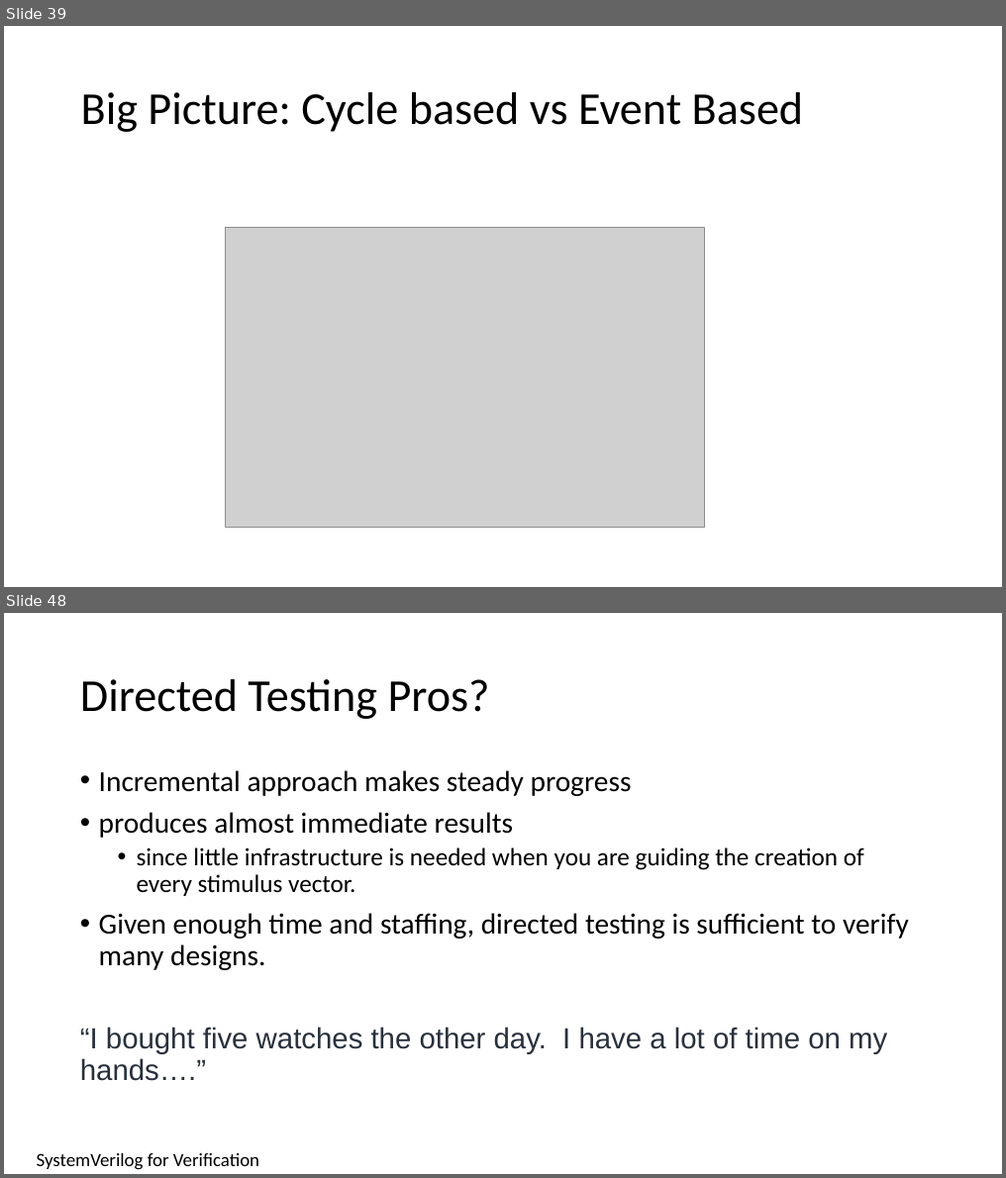
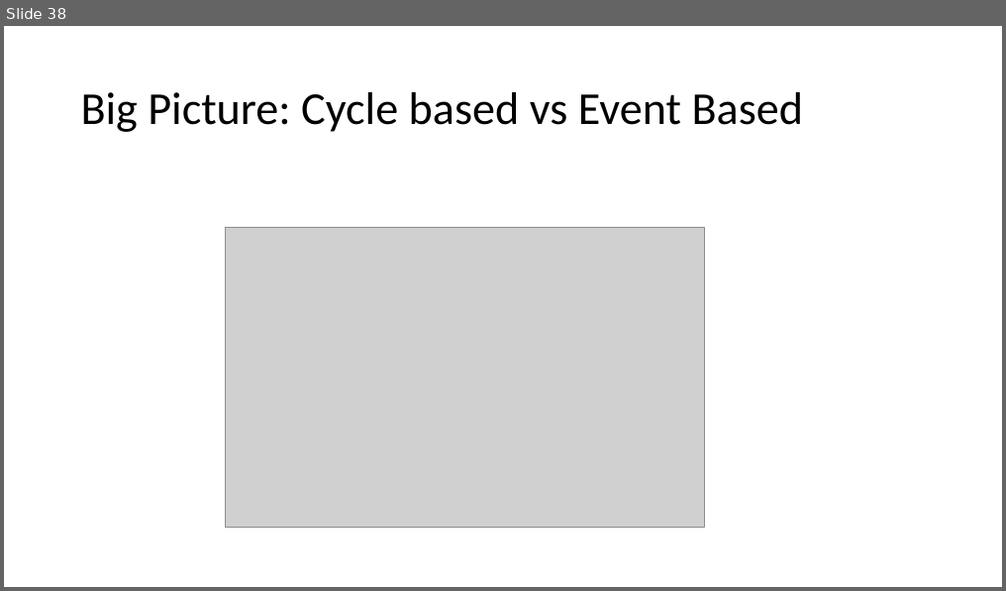
Before and after one commit to isomoye/EEGR471, a slide deck: sections/Segment_3.pptm. Shown one above the other, each under a label of ours: slides 39 and 48 before the commit, slide 38 after it; the slides between them are not shown. The pictures are 1006x1178 and 1006x591 pixels, drawn with LibreOffice and Linux fonts; fonts in the diff are those of the drawing; grey boxes stand for pictures. Boxes give left, top, right and bottom in pixels: in the first picture for what was removed or moved away, otherwise in the second. Text is boxed around its words. In the diff, an @@ line names an element or a change of style, - is before the commit and + after.

```diff
--- a/sections/Segment_3.pptm
+++ b/sections/Segment_3.pptm
@@ slide 48 removed at (4,613,1002,1174), background #FFFFFF @@
@@ title removed at (80,679,490,719) @@
-Directed Testing Pros?
@@ text removed at (80,770,909,1081) @@
-• Incremental approach makes steady progress
-• produces almost immediate results
-  • since little infrastructure is needed when you are guiding the creation of every stimulus vector.
-• Given enough time and staffing, directed testing is sufficient to verify many designs.
-“I bought five watches the other day. I have a lot of time on my hands….”
@@ text removed at (37,1154,259,1170) @@
-SystemVerilog for Verification
@@ what was slide 39 is now slide 38 @@
```
Also in this commit, not shown: 8 slides changed, 113 other slides removed, 19 other files.
